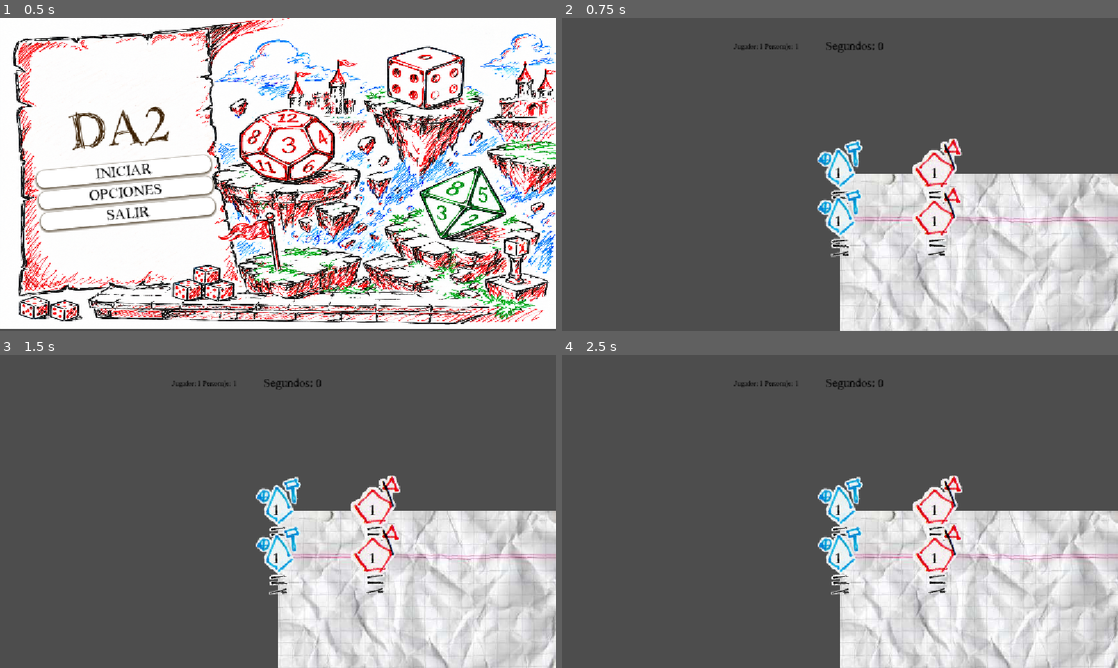
Above: before the commit, frames 1-4 (two rows, left to right).
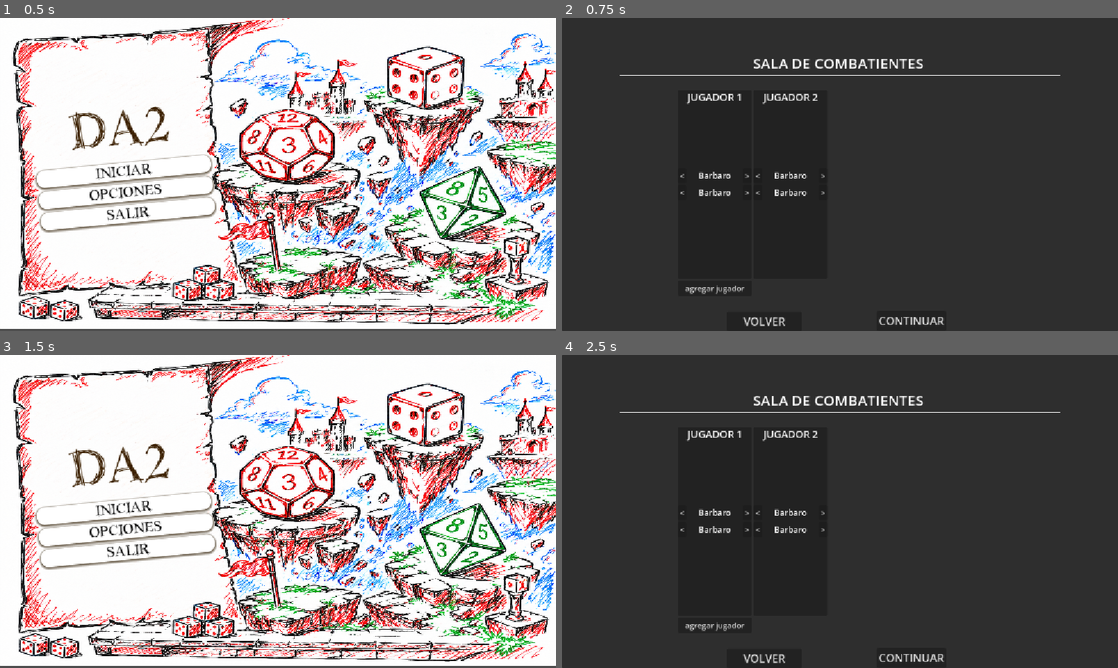
Above: after the commit, the same moments.

Repository: Pablo7776/Motores_Graficos
Game: Godot game, scene res://Escenas/menu_principal.tscn
Two runs of this game, one before a commit and one after it. Both use one fixed random seed, a clock stepped at 60 frames per second and the inputs below. The engine's default icon, where the game draws it, is replaced by a stand-in: a white triangle on a blue panel in a dark square.
Inputs (mouse positions are in pixels of both pictures, inside the frame that each line leads up to):
- Up to frame 1 (0.5 s): no input
- Up to frame 2 (0.75 s): click "INICIAR" at 0.5 s
- Up to frame 3 (1.5 s): click (200, 658) at 1.25 s, where only the run after the commit has a clickable "VOLVER"
- Up to frame 4 (2.5 s): click (684, 508) at 2 s, where only the run after the commit has a clickable "INICIAR"

Frame 1 is identical in both runs. In frame 2, 99% of the frame differs, in the area x 0-100%, y 0-100%; in frame 3, 93%; in frame 4, 99%.

Commit message:
Sistema de gestión de jugadores
Funciones para agregar y eliminar jugadores, actualizar etiquetas automáticamente y controlar los botones de interacción.

Diff:
--- a/da-2-zafarrancho/Escenas/MenuScripts/menu_principal.gd
+++ b/da-2-zafarrancho/Escenas/MenuScripts/menu_principal.gd
@@ -22,7 +22,7 @@
 
 func _on_iniciar_pressed() -> void:
 	iniciar.emit()
-	get_tree().change_scene_to_file("res://juego/main.tscn")
+	get_tree().change_scene_to_file("res://Escenas/Selección_De_Personajes.tscn")
 
 func _on_ajustes_pressed() -> void:
 	main_buttons.visible = false
--- a/da-2-zafarrancho/Escenas/Selección_De_Personajes.tscn
+++ b/da-2-zafarrancho/Escenas/Selección_De_Personajes.tscn
@@ -1,5 +1,6 @@
 [gd_scene format=3 uid="uid://dndjvrs5v21t7"]
 
+[ext_resource type="Script" uid="uid://pjqppgweibfr" path="res://Escenas/selección_de_personajes.gd" id="1_biufd"]
 [ext_resource type="PackedScene" uid="uid://cg7unfpyifuxr" path="res://Escenas/player_card.tscn" id="1_wo1f7"]
 
 [sub_resource type="StyleBoxLine" id="StyleBoxLine_v5v1l"]
@@ -13,6 +14,7 @@
 anchor_bottom = 1.0
 grow_horizontal = 2
 grow_vertical = 2
+script = ExtResource("1_biufd")
 
 [node name="Panel" type="Panel" parent="." unique_id=282674228]
 layout_mode = 1
@@ -75,9 +77,22 @@
 offset_left = -336.0
 offset_top = -175.0
 offset_right = 336.0
-offset_bottom = 246.0
+offset_bottom = 216.0
 grow_horizontal = 2
 grow_vertical = 2
 
 [node name="Player Card" parent="Panel/HBoxContainer" unique_id=1217853958 instance=ExtResource("1_wo1f7")]
 layout_mode = 2
+
+[node name="agregar jugador" type="Button" parent="Panel" unique_id=1414111959]
+layout_mode = 0
+offset_left = 240.0
+offset_top = 544.0
+offset_right = 394.0
+offset_bottom = 575.0
+text = "agregar jugador
+"
+
+[connection signal="pressed" from="Panel/volver" to="." method="_on_volver_pressed"]
+[connection signal="pressed" from="Panel/continuar" to="." method="_on_continuar_pressed"]
+[connection signal="pressed" from="Panel/agregar jugador" to="." method="_on_agregar_jugador_pressed"]
--- /dev/null
+++ b/da-2-zafarrancho/Escenas/selección_de_personajes.gd
@@ -0,0 +1,59 @@
+extends Control
+
+@onready var hbox : HBoxContainer = $Panel/HBoxContainer
+@onready var agregar_jugador: Button = $"Panel/agregar jugador"
+
+const max_jugadores := 4
+const jugadores_iniciales := 2
+const player_card = preload("res://Escenas/player_card.tscn")
+
+func _ready():
+	var faltan = jugadores_iniciales - hbox.get_child_count()
+	for i in faltan:
+		var card = player_card.instantiate()
+		hbox.add_child(card)
+	_actualizar_labels()
+	_actualizar_botones_eliminar()
+	_actualizar_boton_agregar()
+
+func _actualizar_labels() -> void:
+	var cards = hbox.get_children()
+	for i in cards.size():
+		var card = cards[i]
+		var label = card.get_node_or_null("Label")
+		if label:
+			label.text = "JUGADOR %d" % (i + 1)
+
+func _actualizar_botones_eliminar() -> void:
+	var cards = hbox.get_children()
+	var hay_mas_de_dos = cards.size() > 2
+	for card in cards:
+		var boton_x = card.get_node_or_null("Button")
+		if boton_x:
+			boton_x.visible = hay_mas_de_dos
+			if not boton_x.pressed.is_connected(_eliminar_card.bind(card)):
+				boton_x.pressed.connect(_eliminar_card.bind(card))
+
+func _actualizar_boton_agregar() -> void:
+	agregar_jugador.visible = hbox.get_child_count() < max_jugadores
+
+func _eliminar_card(card: Node) -> void:
+	card.queue_free()
+	await get_tree().process_frame
+	_actualizar_labels()
+	_actualizar_botones_eliminar()
+
+func _on_agregar_jugador_pressed() -> void:
+	if hbox.get_child_count() >= max_jugadores:
+		return
+	var card = player_card.instantiate()
+	hbox.add_child(card)
+	_actualizar_labels()
+	_actualizar_botones_eliminar()
+	_actualizar_boton_agregar()
+
+func _on_volver_pressed() -> void:
+	get_tree().change_scene_to_file("res://Escenas/menu_principal.tscn")
+
+func _on_continuar_pressed() -> void:
+	get_tree().change_scene_to_file("res://juego/main.tscn")
Not shown, added: da-2-zafarrancho/Escenas/selección_de_personajes.gd.uid
